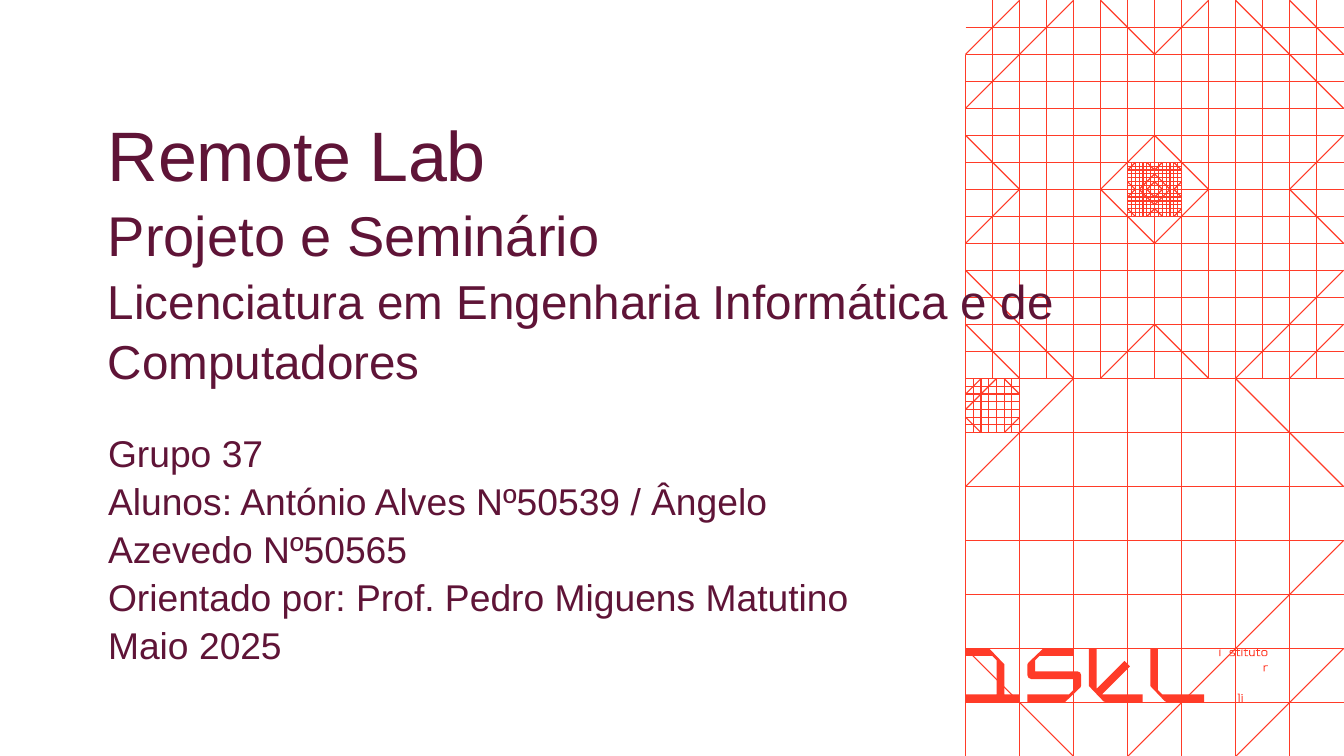
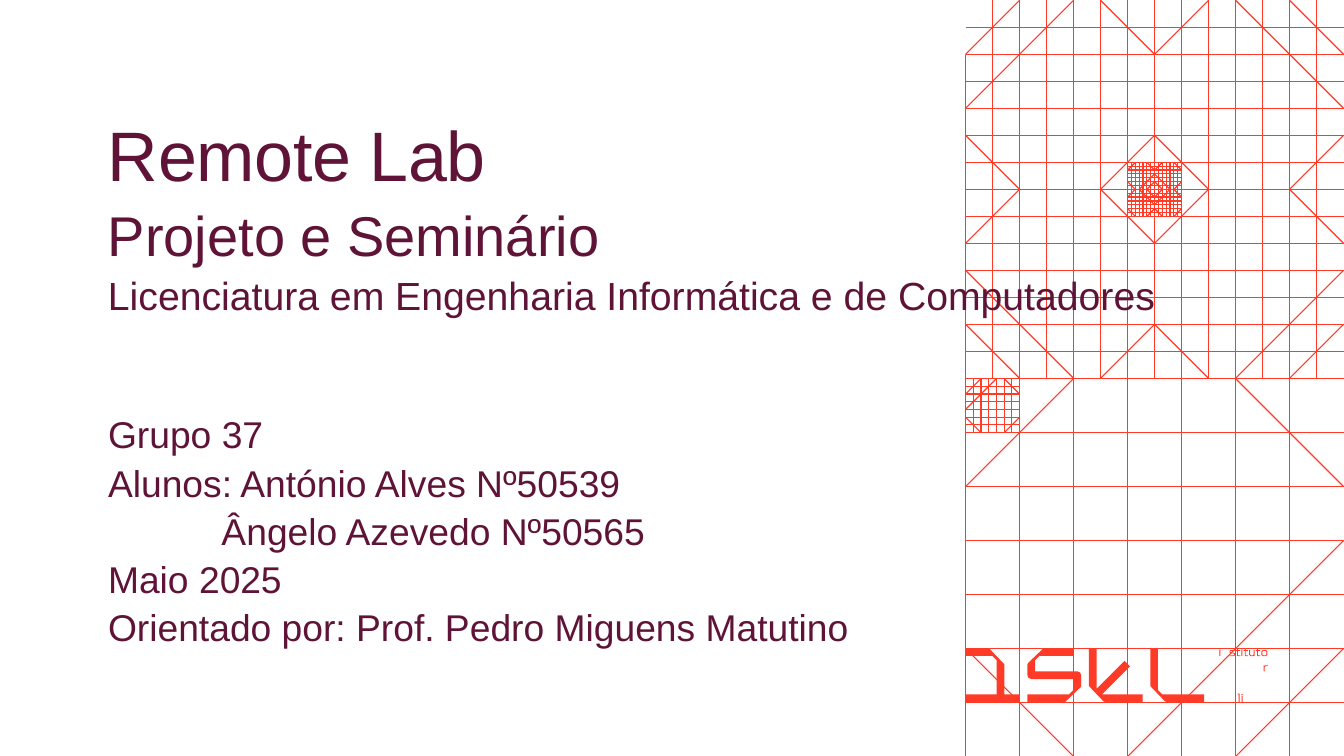
Before and after one commit to isel-remote-lab/documentation, a slide deck: slide 9 of img/ApresentacaoProgressoRL.pptx (slide 10 before the commit). Drawn at 1344x756 pixels with LibreOffice and Linux fonts; fonts in the diff are those of the drawing; background and template pictures are left out. Boxes give left, top, right and bottom in pixels: in the first picture for what was removed or moved away, otherwise in the second. Text is boxed around its words. In the diff, an @@ line names an element or a change of style, - is before the commit and + after.

```diff
--- a/img/ApresentacaoProgressoRL.pptx
+++ b/img/ApresentacaoProgressoRL.pptx
@@ text at <box>108,279,1155,318</box>: size 34 to 28 pt in "Licenciatura em Engenharia Informática e de Computadores" @@
@@ text "Grupo 37": place and size @@
-text "Grupo 37" at <box>108,441,849,660</box>
+text "Grupo 37" at <box>108,422,849,649</box>
@@ text at <box>108,469,645,594</box>: text changed @@
-Alunos: António Alves Nº50539 / Ângelo Azevedo Nº50565
+Alunos: António Alves Nº50539
+Ângelo Azevedo Nº50565
+Maio 2025
@@ text at <box>108,632,281,660</box>: paragraph removed @@
-Maio 2025
```
Also in this commit, not shown: 5 other slides changed, 3 slides added, 4 slides removed, 1 other file.
